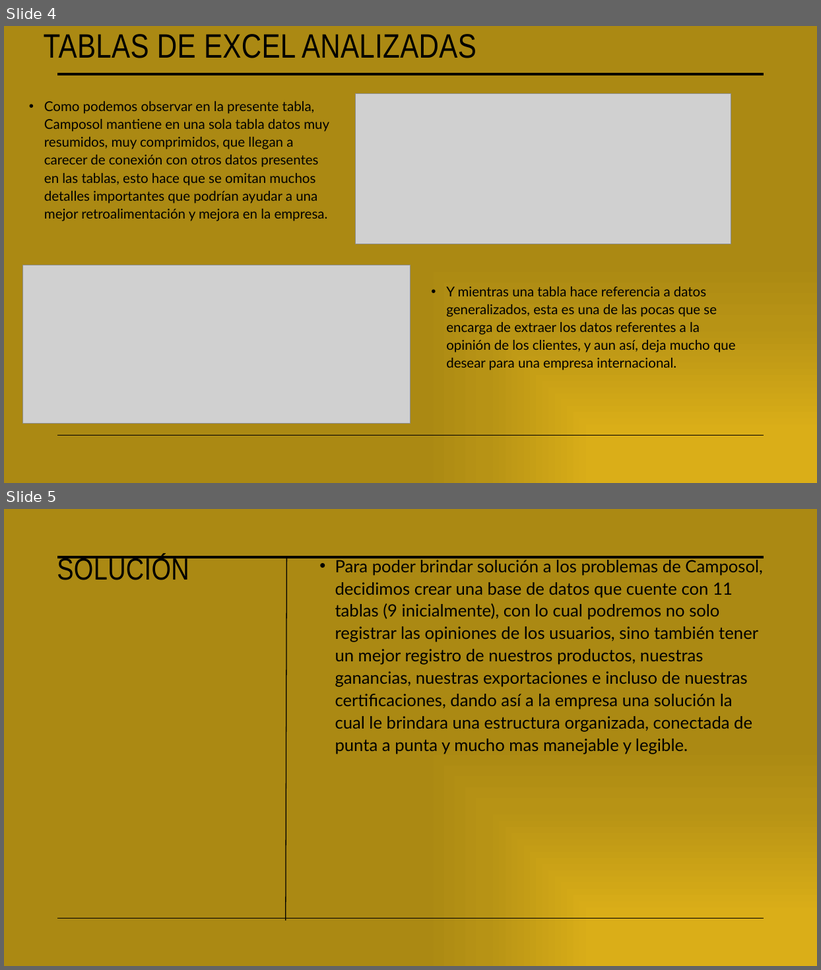
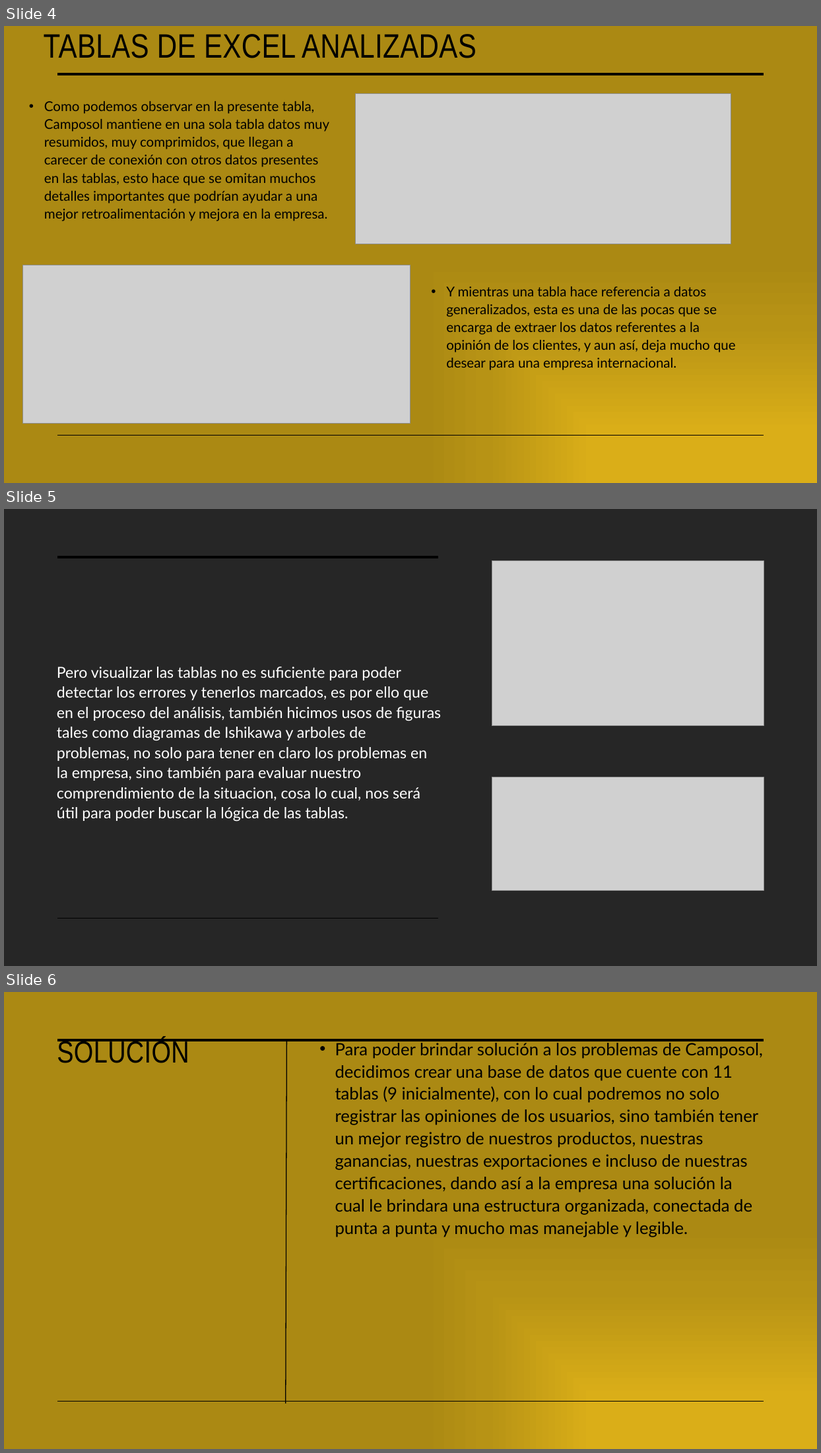
Before and after one commit to Guess2007/FUNDAMENTOS-DE-PROGRAMACION, a slide deck: Caso de la empresa Camposol.pptx. Shown one above the other, each under a label of ours: slides 4 and 5 before the commit, slides 4, 5 and 6 after it. The pictures are 821x970 and 821x1453 pixels, drawn with LibreOffice and Linux fonts; fonts in the diff are those of the drawing; grey boxes stand for pictures. Boxes give left, top, right and bottom in pixels: in the first picture for what was removed or moved away, otherwise in the second. Text is boxed around its words. In the diff, an @@ line names an element or a change of style, - is before the commit and + after.

```diff
--- a/Caso de la empresa Camposol.pptx
+++ b/Caso de la empresa Camposol.pptx
@@ slide 5 added at [4,509,817,966], background #262626 @@
@@ line added from (57, 557) to (438, 557), #000000 3.5 pt @@
@@ picture added at [492,561,764,726] @@
@@ text added at [57,667,441,822], 18 pt, text #FFFFFF @@
+Pero visualizar las tablas no es suficiente para poder detectar los errores y tenerlos marcados, es por ello que en el proceso del análisis, también hicimos usos de figuras tales como diagramas de Ishikawa y arboles de problemas, no solo para tener en claro los problemas en la empresa, sino también para evaluar nuestro comprendimiento de la situacion, cosa lo cual, nos será útil para poder buscar la lógica de las tablas.
@@ picture added at [492,778,764,891] @@
@@ line added from (57, 918) to (438, 918), #000000 1 pt @@
@@ what was slide 5 is now slide 6 @@
```
Also in this commit, not shown: 1 slide changed, 3 other files.
